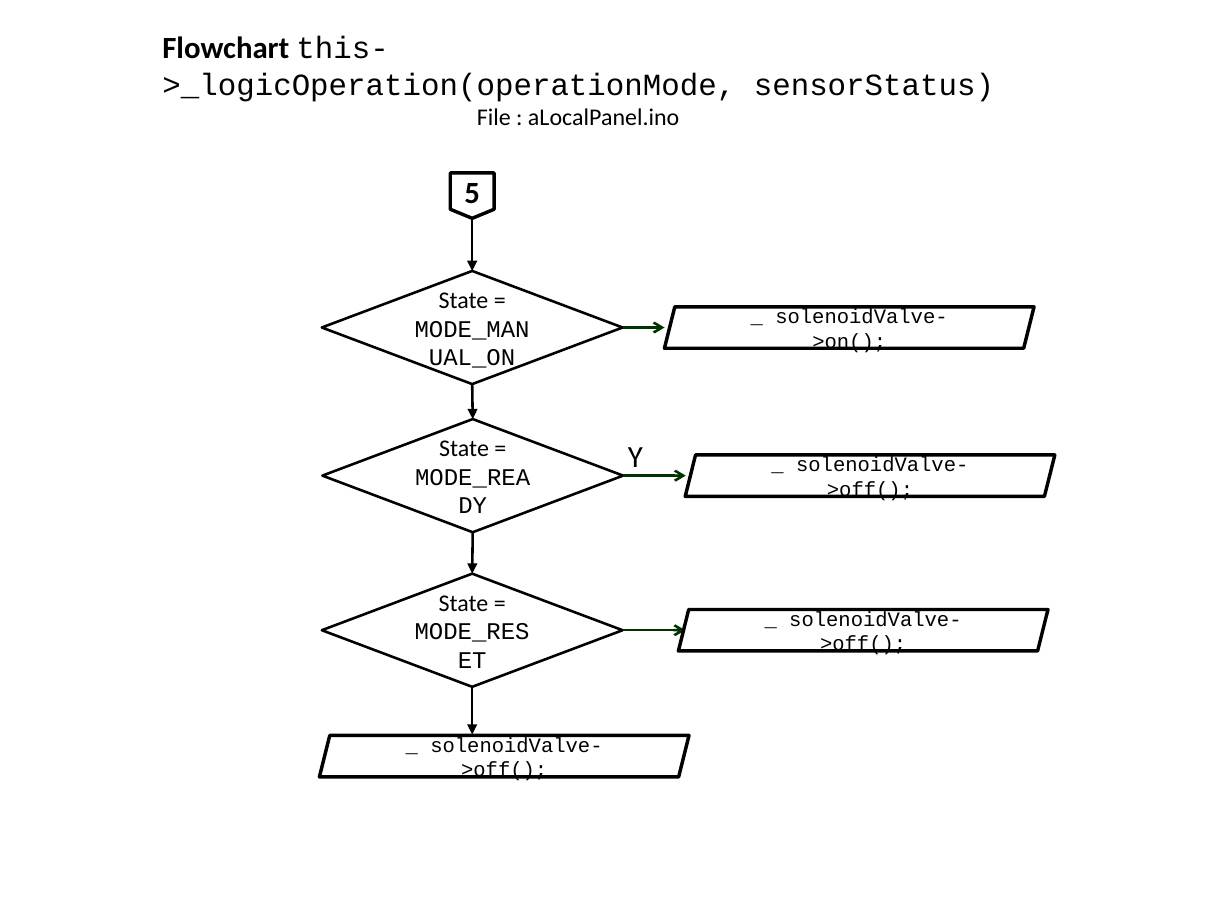
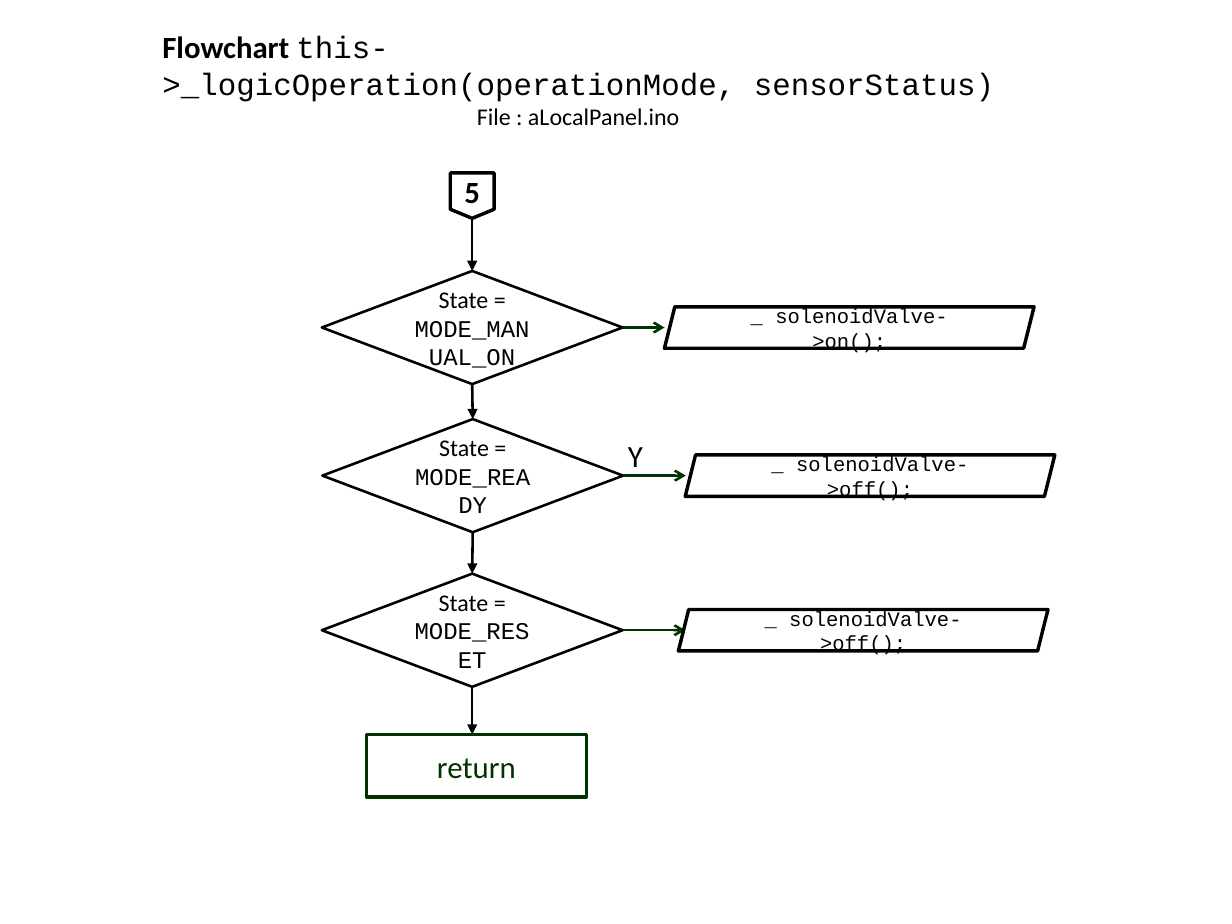
Before and after one commit to slametsampon/WFPS, a slide deck: slide 14 of resources/WFPS.pptx. Drawn at 1232x924 pixels with LibreOffice and Linux fonts; fonts in the diff are those of the drawing; background and template pictures are left out. Boxes give left, top, right and bottom in pixels: in the first picture for what was removed or moved away, otherwise in the second. Text is boxed around its words. In the diff, an @@ line names an element or a change of style, - is before the commit and + after.

```diff
--- a/resources/WFPS.pptx
+++ b/resources/WFPS.pptx
@@ parallelogram removed at box(319, 736, 689, 777) @@
-_ solenoidValve- >off();
@@ rectangle added at box(366, 734, 586, 797), outline #003300 2 pt, 18 pt, text #003300 @@
+return
```
Also in this commit, not shown: 6 other slides changed.
